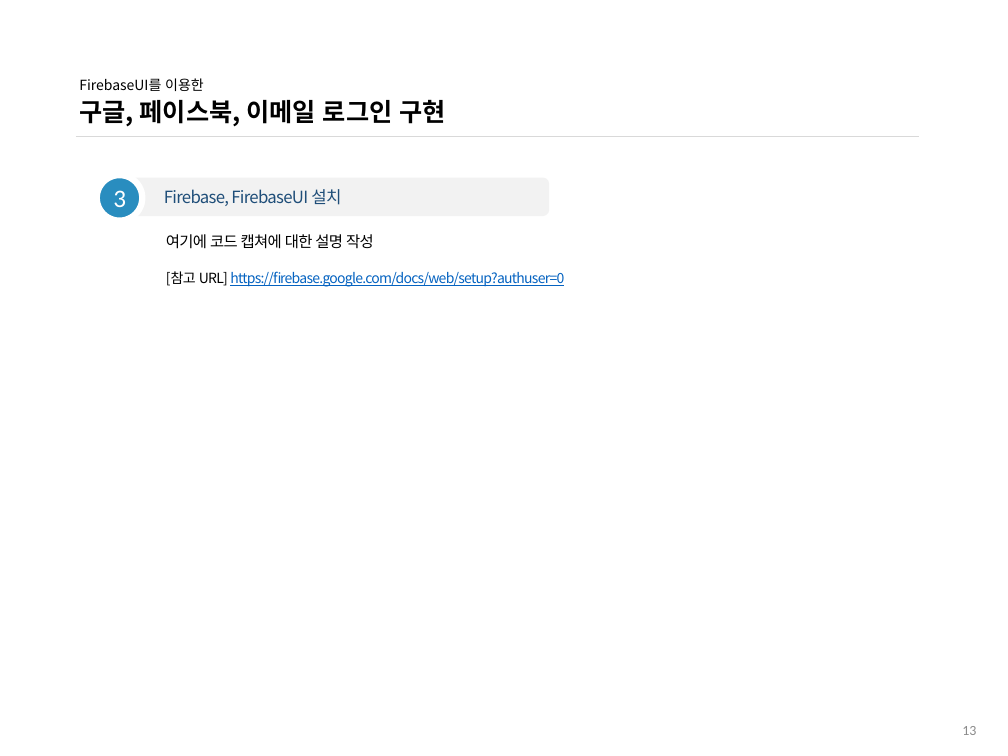
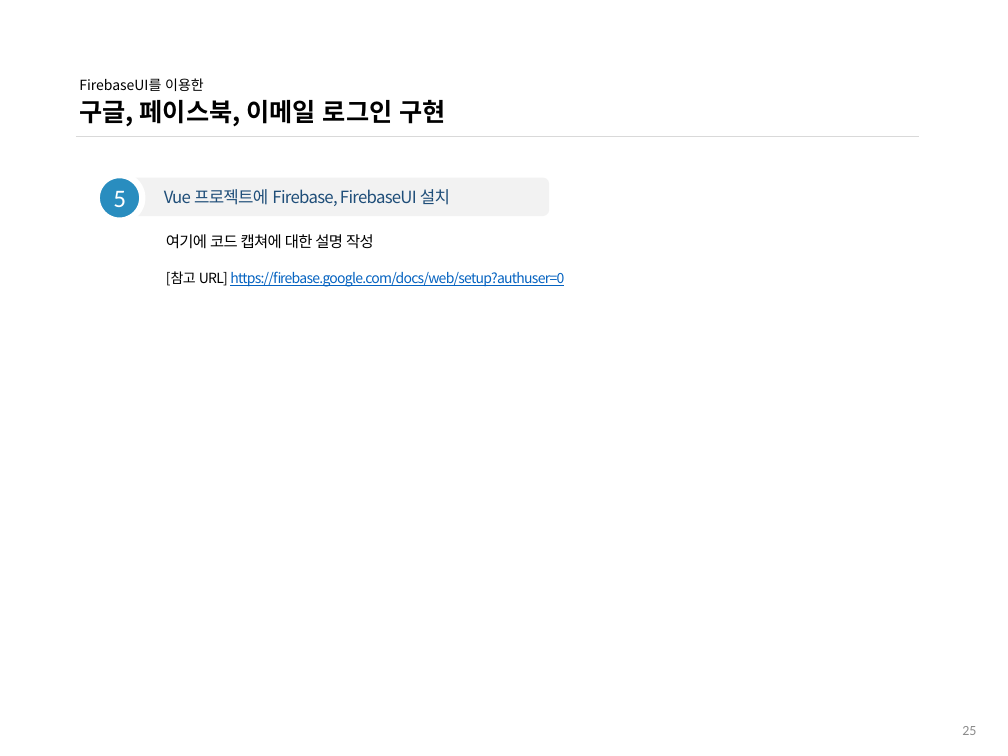
Before and after one commit to ddowon/vueStudy, a slide deck: slide 26 of 01.참고자료/191128_FirebaseUI 로그인 구현.pptx (slide 14 before the commit). Drawn at 1008x756 pixels with LibreOffice and Linux fonts; fonts in the diff are those of the drawing; background and template pictures are left out. Boxes give left, top, right and bottom in pixels: in the first picture for what was removed or moved away, otherwise in the second. Text is boxed around its words. In the diff, an @@ line names an element or a change of style, - is before the commit and + after.

Commit message:
12월 5일 15차 FirebaseUI 인증 스터디 자료 내용 보완

```diff
--- a/01.참고자료/191128_FirebaseUI 로그인 구현.pptx
+++ b/01.참고자료/191128_FirebaseUI 로그인 구현.pptx
@@ text in ellipse at (113,191,126,207): text changed @@
-3
+5
@@ text in rounded rectangle at (164,189,450,206): text changed @@
-Firebase, FirebaseUI 설치
+Vue 프로젝트에 Firebase, FirebaseUI 설치
@@ page number at (962,726,976,735): text changed @@
-13
+25
```
Also in this commit, not shown: 4 other slides changed, 12 slides added.
